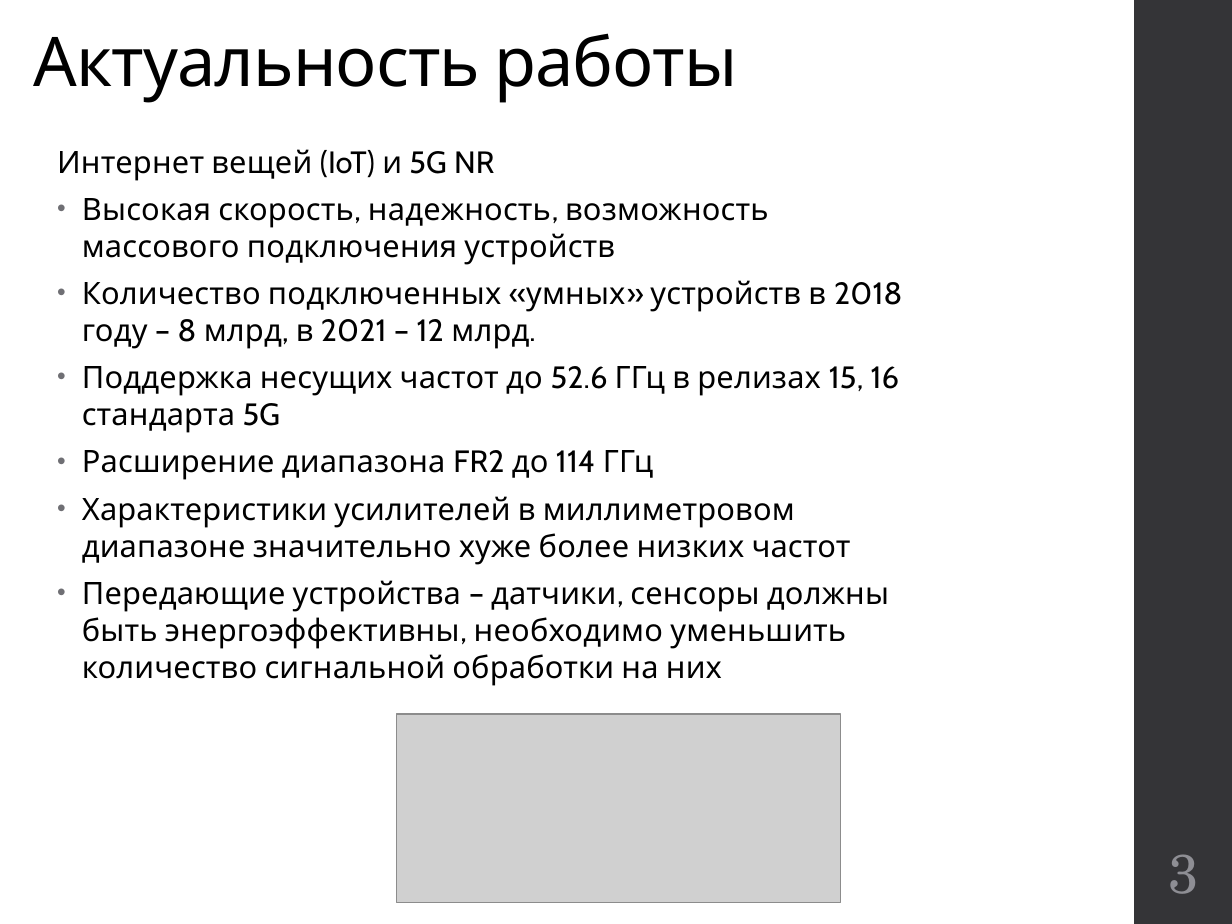
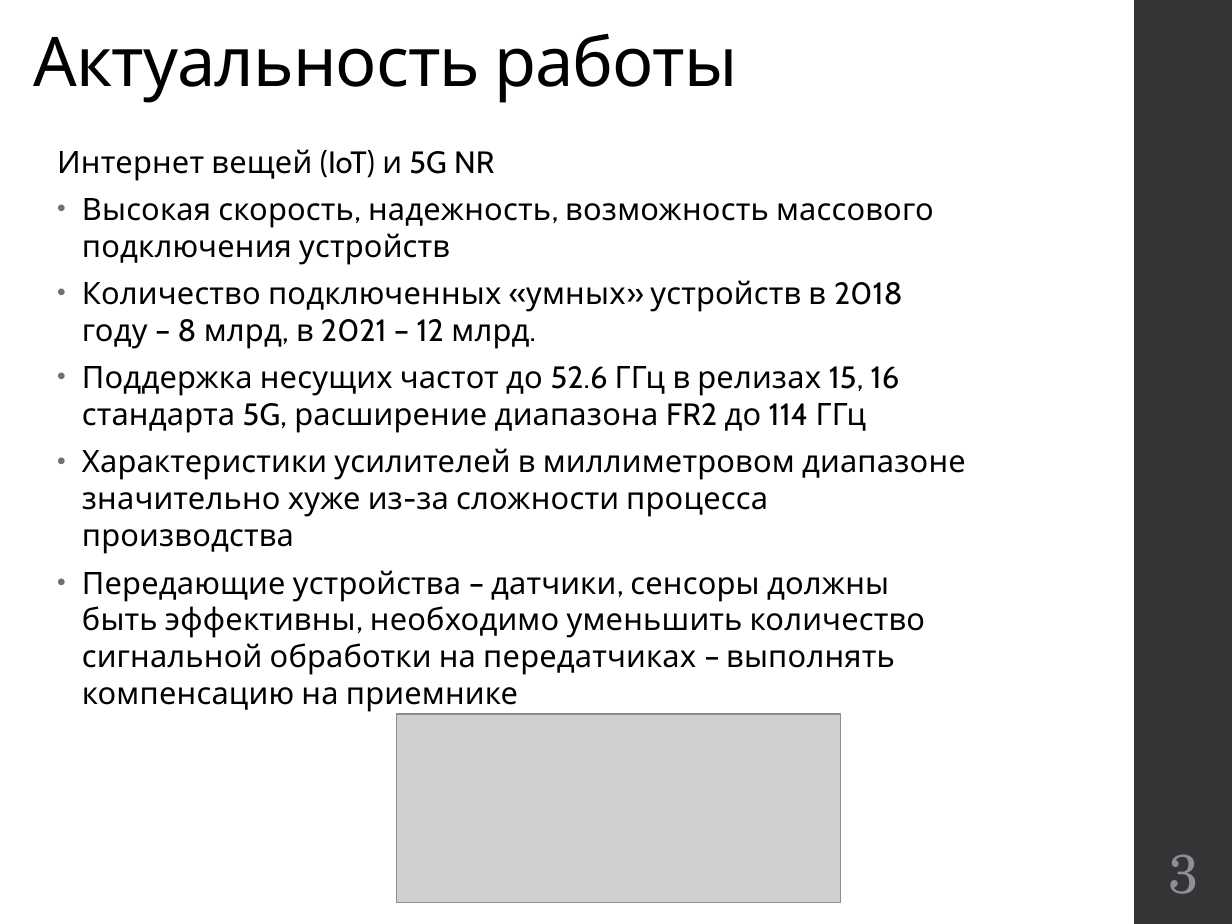
Before and after one commit to kannab98/graduation-paper, a slide deck: slide 3 of Presentation.pptx. Drawn at 1232x924 pixels with LibreOffice and Linux fonts; fonts in the diff are those of the drawing; grey boxes stand for pictures. Boxes give left, top, right and bottom in pixels: in the first picture for what was removed or moved away, otherwise in the second. Text is boxed around its words. In the diff, an @@ line names an element or a change of style, - is before the commit and + after.

```diff
--- a/Presentation.pptx
+++ b/Presentation.pptx
@@ text at bbox=[82, 366, 966, 712]: text changed @@
-• Поддержка несущих частот до 52.6 ГГц в релизах 15, 16 стандарта 5G
-• Расширение диапазона FR2 до 114 ГГц
-• Характеристики усилителей в миллиметровом диапазоне значительно хуже более низких частот
-• Передающие устройства – датчики, сенсоры должны быть энергоэффективны, необходимо уменьшить количество сигнальной обработки на них
+• Поддержка несущих частот до 52.6 ГГц в релизах 15, 16 стандарта 5G, расширение диапазона FR2 до 114 ГГц
+• Характеристики усилителей в миллиметровом диапазоне значительно хуже из-за сложности процесса производства
+• Передающие устройства – датчики, сенсоры должны быть эффективны, необходимо уменьшить количество сигнальной обработки на передатчиках – выполнять компенсацию на приемнике
```
Also in this commit, not shown: 8 other slides changed, 1 slide added, 10 other files.
